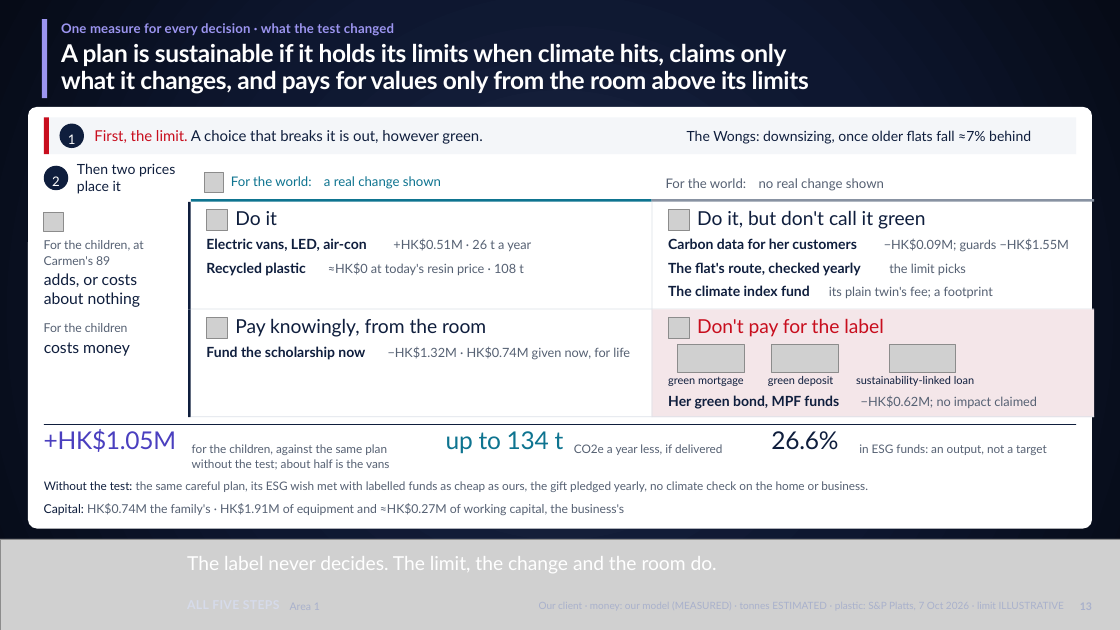
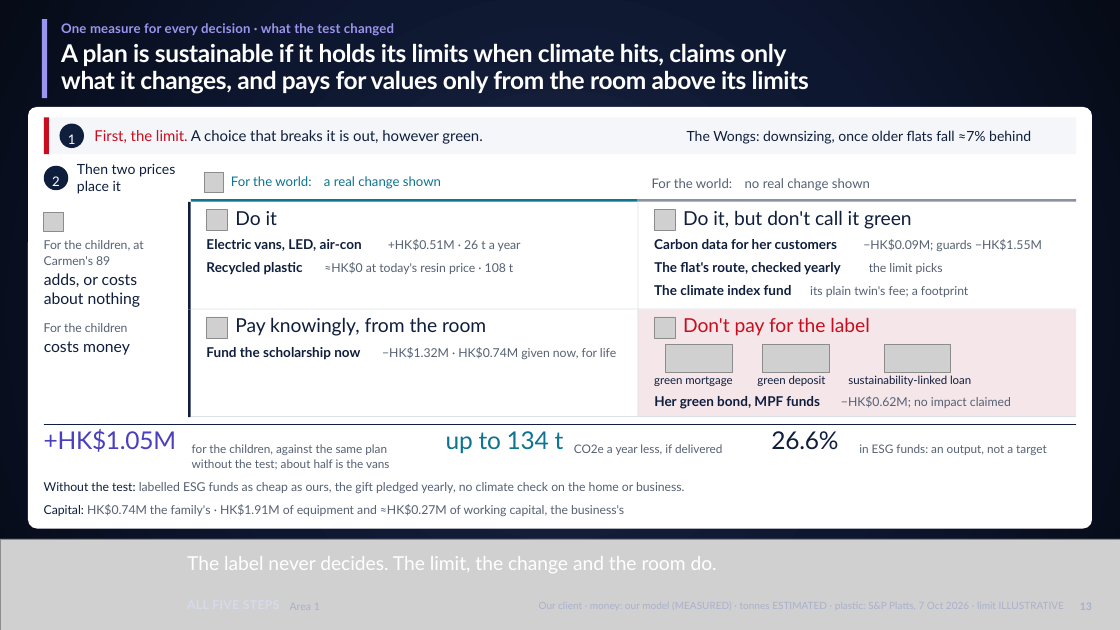
Before and after one commit to Peeradonn/finplan, a slide deck: slide 13 of Final/deck/Axis.pptx. Drawn at 1120x630 pixels with LibreOffice and Linux fonts; fonts in the diff are those of the drawing; grey boxes stand for pictures. Boxes give left, top, right and bottom in pixels: in the first picture for what was removed or moved away, otherwise in the second. Text is boxed around its words. In the diff, an @@ line names an element or a change of style, - is before the commit and + after.

```diff
--- a/Final/deck/Axis.pptx
+++ b/Final/deck/Axis.pptx
@@ rectangle: place and size @@
-rectangle at bbox=[191, 199, 652, 202]
+rectangle at bbox=[191, 199, 638, 202]
@@ rectangle: place and size @@
-rectangle at bbox=[652, 199, 1095, 202]
+rectangle at bbox=[638, 199, 1076, 202]
@@ picture added at bbox=[655, 209, 676, 230] @@
@@ picture removed at bbox=[669, 209, 690, 230] @@
@@ size 12 to 11.6 pt; line spacing 15.6pt to 15.1pt in 7 elements at bbox=[206, 239, 362, 251], bbox=[206, 262, 303, 275], bbox=[206, 347, 360, 360], bbox=[654, 396, 820, 409], bbox=[654, 285, 792, 295], bbox=[654, 262, 841, 275], bbox=[654, 239, 837, 249] @@
@@ text "Carbon data for her customers": place and size @@
-text "Carbon data for her customers" at bbox=[668, 238, 856, 249]
+text "Carbon data for her customers" at bbox=[654, 239, 837, 249]
@@ text "−HK$0.09M; guards −HK$1.55M": place and size @@
-text "−HK$0.09M; guards −HK$1.55M" at bbox=[884, 239, 1069, 252]
+text "−HK$0.09M; guards −HK$1.55M" at bbox=[863, 239, 1042, 251]
@@ text "The flat's route, checked yearly": place and size @@
-text "The flat's route, checked yearly" at bbox=[668, 262, 861, 276]
+text "The flat's route, checked yearly" at bbox=[654, 262, 841, 275]
@@ text "the limit picks": place and size @@
-text "the limit picks" at bbox=[889, 263, 966, 275]
+text "the limit picks" at bbox=[869, 263, 943, 274]
@@ text "The climate index fund": place and size @@
-text "The climate index fund" at bbox=[668, 285, 810, 296]
+text "The climate index fund" at bbox=[654, 285, 792, 295]
@@ size 10.9 to 10.5 pt; line spacing 14.1pt to 13.6pt in 7 elements at bbox=[388, 239, 521, 251], bbox=[324, 262, 513, 274], bbox=[382, 347, 616, 359], bbox=[869, 263, 943, 274], bbox=[863, 239, 1042, 251], bbox=[841, 396, 1011, 408], bbox=[810, 286, 968, 297] @@
@@ text "its plain twin's fee; a ...": place and size @@
-text "its plain twin's fee; a ..." at bbox=[829, 286, 993, 298]
+text "its plain twin's fee; a ..." at bbox=[810, 286, 968, 297]
@@ rectangle: place and size @@
-rectangle at bbox=[191, 308, 652, 309]
+rectangle at bbox=[191, 308, 638, 309]
@@ rectangle: place and size @@
-rectangle at bbox=[652, 309, 1095, 417]
+rectangle at bbox=[638, 309, 1076, 417]
@@ rectangle: place and size @@
-rectangle at bbox=[652, 308, 1095, 309]
+rectangle at bbox=[638, 308, 1076, 309]
@@ picture added at bbox=[655, 317, 676, 338] @@
@@ picture removed at bbox=[669, 317, 690, 338] @@
@@ 4 texts, 2 rectangles, 1 picture: place and size @@
-4 texts, 2 rectangles, 1 picture at bbox=[652, 178, 926, 417]
+4 texts, 2 rectangles, 1 picture at bbox=[638, 178, 912, 417]
@@ picture: place and size @@
-picture at bbox=[772, 344, 839, 372]
+picture at bbox=[763, 344, 829, 372]
@@ picture: place and size @@
-picture at bbox=[889, 344, 955, 372]
+picture at bbox=[884, 344, 950, 372]
@@ size 9.4 to 9.8 pt; line spacing 11.2pt to 11.7pt in 3 elements at bbox=[848, 375, 971, 386], bbox=[757, 375, 826, 386], bbox=[654, 376, 732, 386] @@
@@ text "green mortgage": place and size @@
-text "green mortgage" at bbox=[668, 376, 744, 386]
+text "green mortgage" at bbox=[654, 376, 732, 386]
@@ text "green deposit": place and size @@
-text "green deposit" at bbox=[768, 376, 834, 386]
+text "green deposit" at bbox=[757, 375, 826, 386]
@@ text "sustainability-linked loan": place and size @@
-text "sustainability-linked loan" at bbox=[856, 376, 974, 386]
+text "sustainability-linked loan" at bbox=[848, 375, 971, 386]
@@ rectangle: place and size @@
-rectangle at bbox=[191, 417, 652, 418]
+rectangle at bbox=[191, 416, 638, 417]
@@ rectangle: place and size @@
-rectangle at bbox=[652, 417, 1095, 418]
+rectangle at bbox=[638, 416, 1076, 417]
@@ text "Her green bond, MPF funds": place and size @@
-text "Her green bond, MPF funds" at bbox=[668, 395, 839, 409]
+text "Her green bond, MPF funds" at bbox=[654, 396, 820, 409]
@@ text "−HK$0.62M; no impact claimed": place and size @@
-text "−HK$0.62M; no impact claimed" at bbox=[861, 396, 1036, 408]
+text "−HK$0.62M; no impact claimed" at bbox=[841, 396, 1011, 408]
@@ text at bbox=[44, 482, 684, 493]: text changed; size 10.1 to 10.5 pt @@
-Without the test: the same careful plan, its ESG wish met with labelled funds as cheap as ours, the gift pledged yearly, no climate check on the home or business.
+Without the test: labelled ESG funds as cheap as ours, the gift pledged yearly, no climate check on the home or business.
```
Also in this commit, not shown: 10 other slides changed, 1 slide added, 6 other files.
